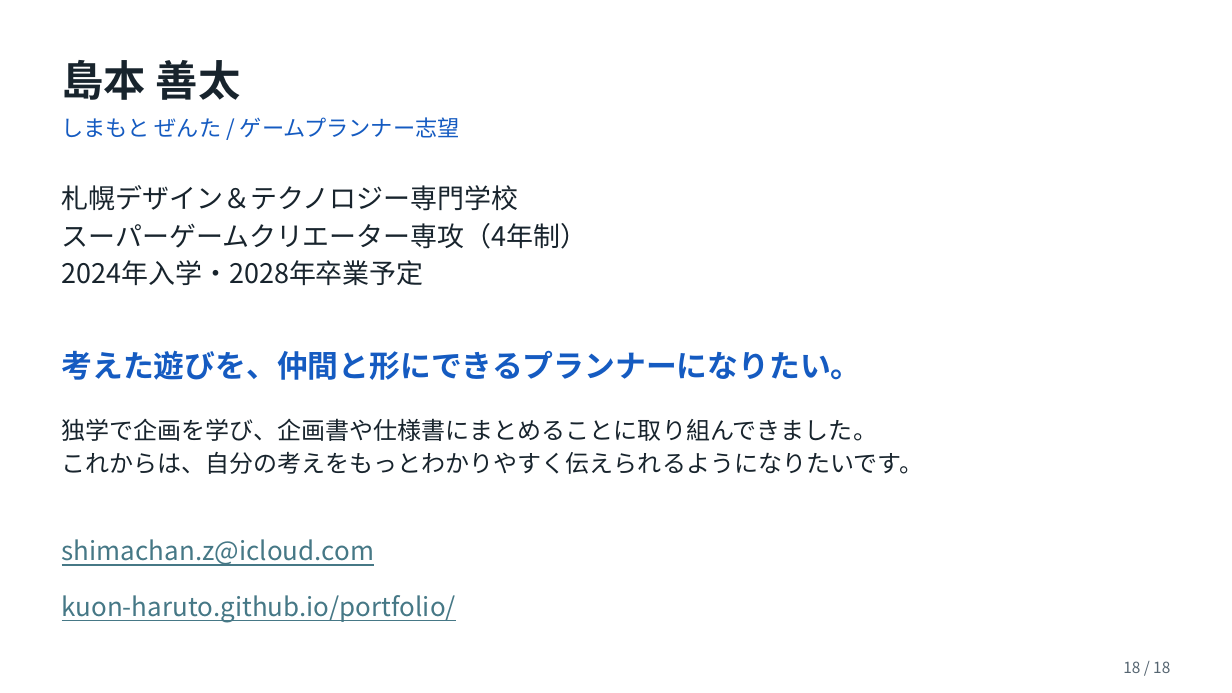
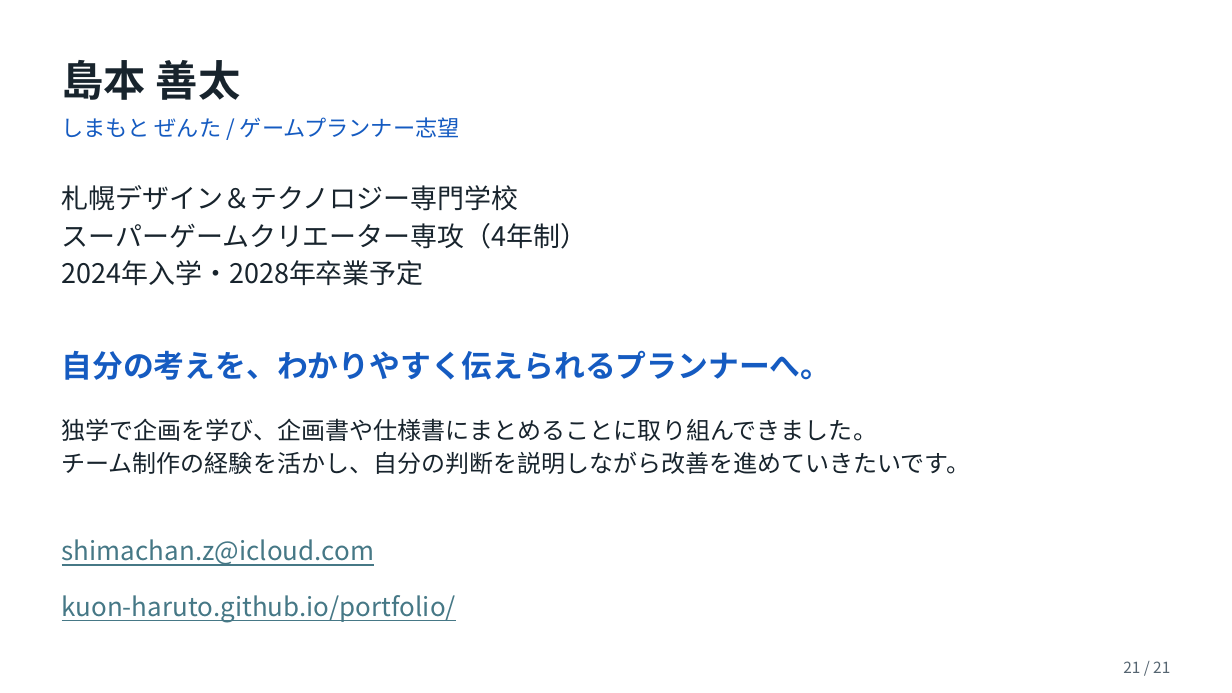
Before and after one commit to kuon-haruto/portfolio, a slide deck: slide 21 of documents/portfolio/島本善太_ポートフォリオ.pptx (slide 18 before the commit). Drawn at 1232x693 pixels with LibreOffice and Linux fonts; fonts in the diff are those of the drawing. Boxes give left, top, right and bottom in pixels: in the first picture for what was removed or moved away, otherwise in the second. Text is boxed around its words. In the diff, an @@ line names an element or a change of style, - is before the commit and + after.

```diff
--- a/documents/portfolio/島本善太_ポートフォリオ.pptx
+++ b/documents/portfolio/島本善太_ポートフォリオ.pptx
@@ text at box(62, 350, 832, 380): text changed @@
-考えた遊びを、仲間と形にできるプランナーになりたい。
+自分の考えを、わかりやすく伝えられるプランナーへ。
@@ text at box(62, 452, 971, 474): text changed @@
-これからは、自分の考えをもっとわかりやすく伝えられるようになりたいです。
+チーム制作の経験を活かし、自分の判断を説明しながら改善を進めていきたいです。
@@ text at box(1123, 661, 1170, 673): text changed @@
-18 / 18
+21 / 21
```
Also in this commit, not shown: 17 other slides changed, 3 slides added, 3 other files.
